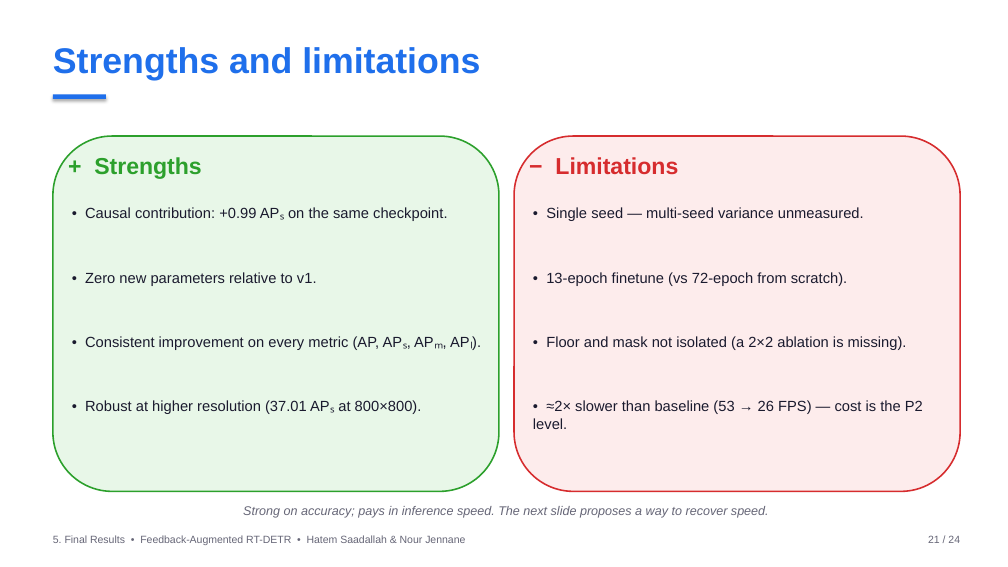
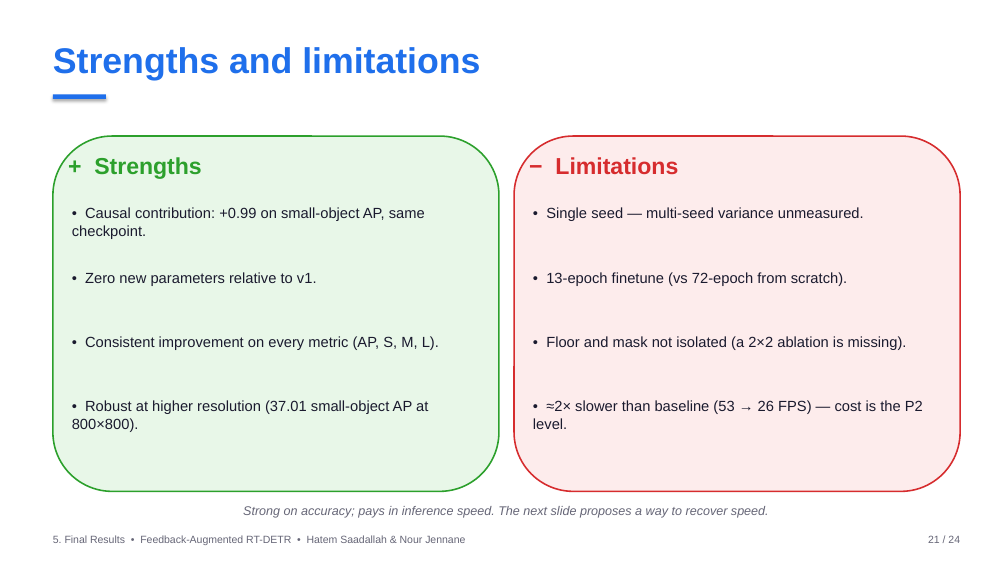
Before and after one commit to HatemSaadallah/feedback-augmented-rtdetr, a slide deck: slide 21 of presentation/feedback_rtdetr_presentation.pptx. Drawn at 1008x567 pixels with LibreOffice and Linux fonts; fonts in the diff are those of the drawing. Boxes give left, top, right and bottom in pixels: in the first picture for what was removed or moved away, otherwise in the second. Text is boxed around its words. In the diff, an @@ line names an element or a change of style, - is before the commit and + after.

Commit message:
fix(presentation): real subscripts via XML + redesign math slides without arrows
Subscripts on slides previously used Unicode characters (APₛ, APₗ).
PowerPoint with Helvetica substitutes the font and renders these as
empty boxes on many systems. Replaced every such usage with run-level
XML baseline shift via a new add_runs() helper — font-independent.

Math slides redesigned: dropped the arrow-to-variable annotations
(positions were not landing on the right symbols) in favor of a
center-equation + colored Q/K/V (or m/g/t) cards layout. The card
colors match what the equation symbols carry visually, and there is
no fragile pixel-targeting of arrows.

Future-work slide rewritten with explicit How / Goal lines per
direction (training-only P2, lighter P2, distillation), matching
the refined framing in the paper's Limitations section.

```diff
--- a/presentation/feedback_rtdetr_presentation.pptx
+++ b/presentation/feedback_rtdetr_presentation.pptx
@@ text at [72,207,425,239]: text changed @@
-• Causal contribution: +0.99 APₛ on the same checkpoint.
+• Causal contribution: +0.99 on small-object AP, same checkpoint.
@@ text at [85,336,439,350]: text changed @@
-• Consistent improvement on every metric (AP, APₛ, APₘ, APₗ).
+• Consistent improvement on every metric (AP, S, M, L).
@@ text at [72,400,428,432]: text changed @@
-• Robust at higher resolution (37.01 APₛ at 800×800).
+• Robust at higher resolution (37.01 small-object AP at 800×800).
```
Also in this commit, not shown: 8 other slides changed, 3 other files.
